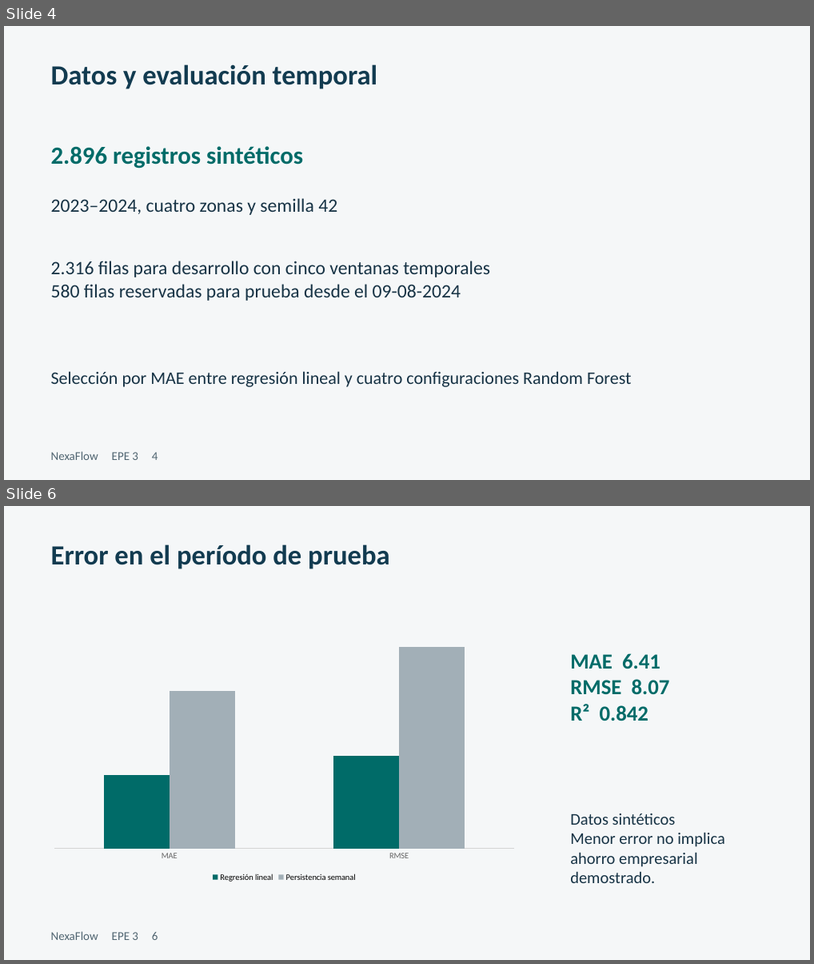
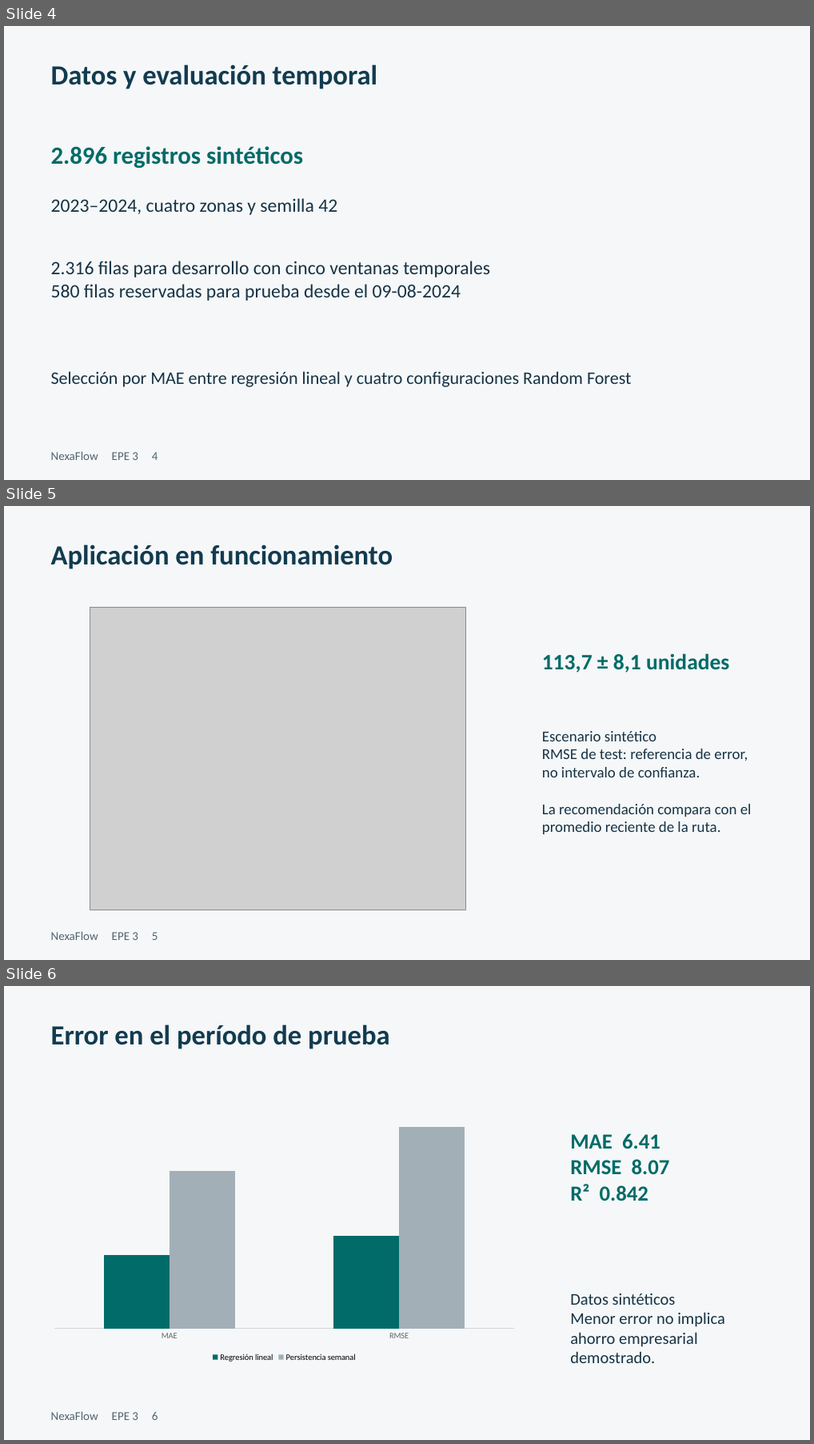
Before and after one commit to RenatoLV/EPE3-IPCHILE-ING, a slide deck: entregables/Presentacion_EPE3.pptx. Shown one above the other, each under a label of ours: slides 4 and 6 before the commit, slides 4, 5 and 6 after it; the slides between them are not shown. The pictures are 814x964 and 814x1444 pixels, drawn with LibreOffice and Linux fonts; fonts in the diff are those of the drawing; grey boxes stand for pictures. Boxes give left, top, right and bottom in pixels: in the first picture for what was removed or moved away, otherwise in the second. Text is boxed around its words. In the diff, an @@ line names an element or a change of style, - is before the commit and + after.

```diff
--- a/entregables/Presentacion_EPE3.pptx
+++ b/entregables/Presentacion_EPE3.pptx
@@ slide 5 added at bbox=[4, 506, 810, 960], background #F5F7F8 @@
@@ text added at bbox=[51, 544, 393, 569], 33 pt, text #123B50, bold @@
+Aplicación en funcionamiento
@@ picture added at bbox=[90, 607, 466, 909] @@
@@ text added at bbox=[542, 653, 730, 672], 26.2 pt, text #006B68, bold @@
+113,7 ± 8,1 unidades
@@ text added at bbox=[542, 731, 752, 834], 18 pt, text #173345 @@
+Escenario sintético
+RMSE de test: referencia de error, no intervalo de confianza.
+La recomendación compara con el promedio reciente de la ruta.
@@ text added at bbox=[51, 931, 158, 940], 14.2 pt, text #506571 @@
+NexaFlow EPE 3 5
```
Also in this commit, not shown: 3 slides changed, 1 other slide added, 1 slide removed, 15 other files.
